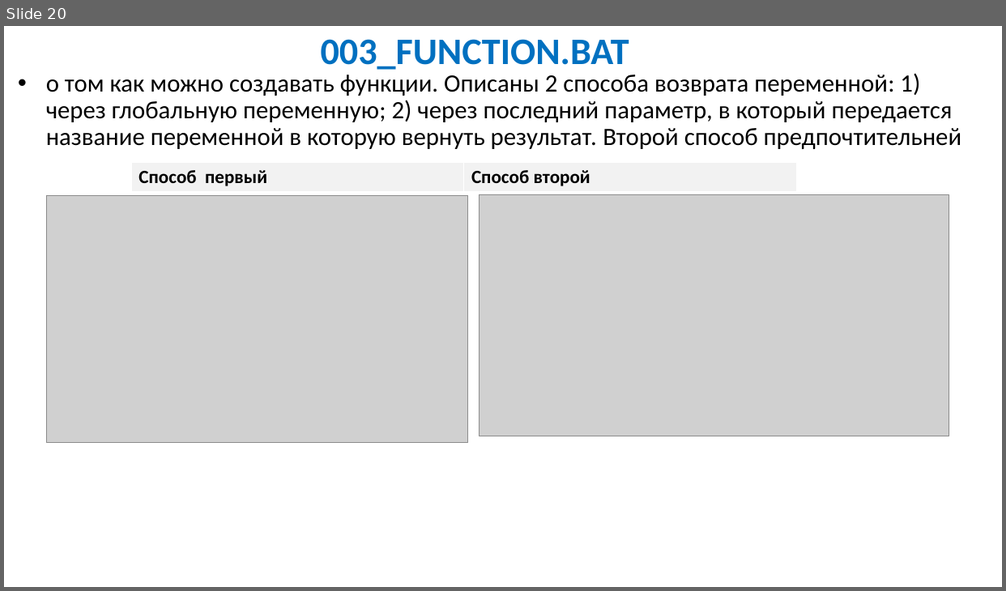
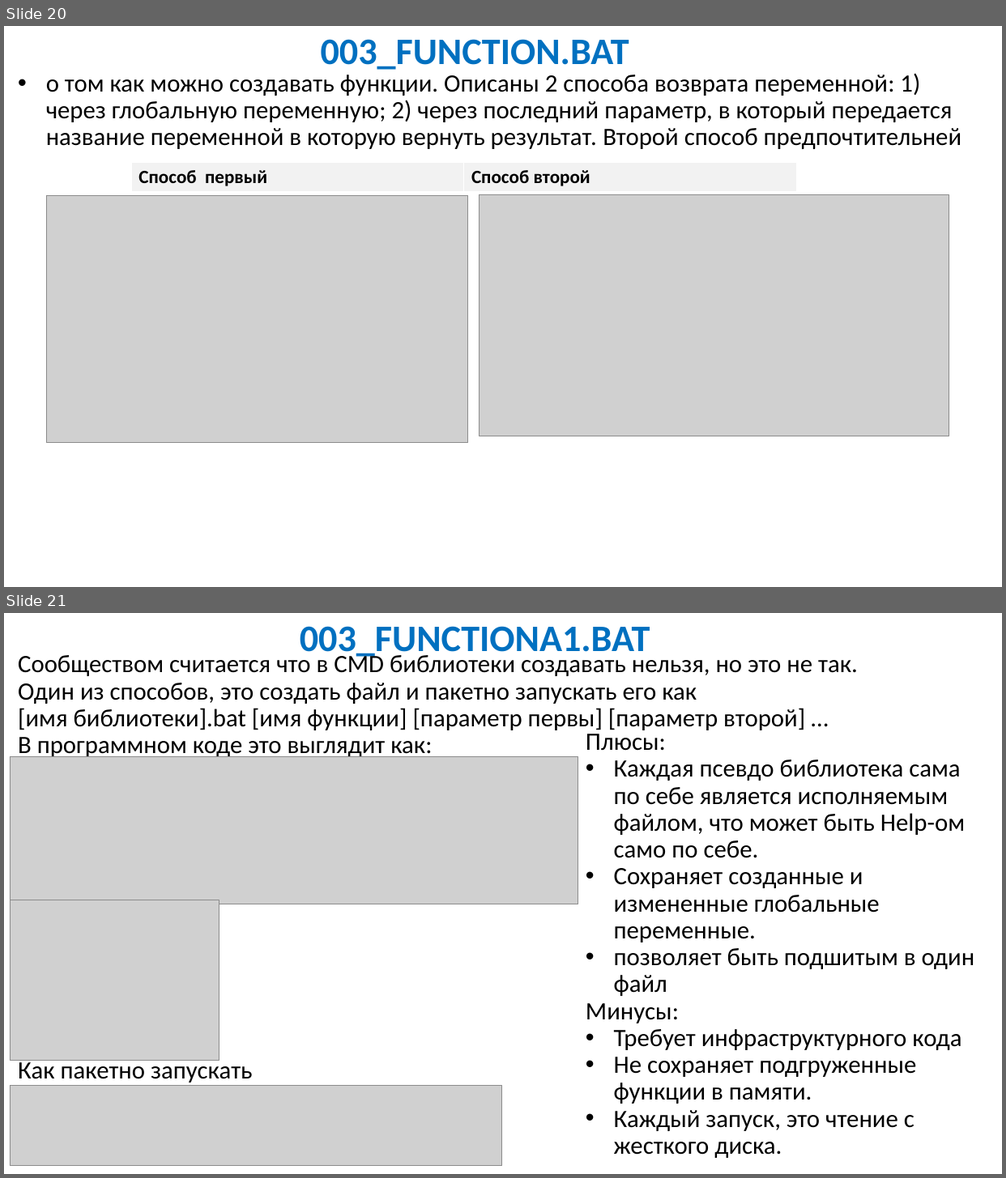
Before and after one commit to IvanSibirevV2/HowTo_Bat, a slide deck: Workshop/WShop.pptx. Shown one above the other, each under a label of ours: slide 20 before the commit, slides 20 and 21 after it. The pictures are 1006x591 and 1006x1178 pixels, drawn with LibreOffice and Linux fonts; fonts in the diff are those of the drawing; grey boxes stand for pictures. Boxes give left, top, right and bottom in pixels: in the first picture for what was removed or moved away, otherwise in the second. Text is boxed around its words. In the diff, an @@ line names an element or a change of style, - is before the commit and + after.

```diff
--- a/Workshop/WShop.pptx
+++ b/Workshop/WShop.pptx
@@ slide 21 added at [4, 613, 1002, 1174], background #FFFFFF @@
@@ text added at [300, 626, 650, 660], 36 pt, text #0070C0, bold @@
+003_FUNCTIONA1.BAT
@@ text added at [18, 653, 858, 760], 24 pt, text #000000 @@
+Сообществом считается что в CMD библиотеки создавать нельзя, но это не так.
+Один из способов, это создать файл и пакетно запускать его как
+[имя библиотеки].bat [имя функции] [параметр первы] [параметр второй] …
+В программном коде это выглядит как:
@@ picture added at [10, 756, 579, 904] @@
@@ text added at [586, 760, 975, 1131], 24 pt, text #000000 @@
+Плюсы:
+• Каждая псевдо библиотека сама по себе является исполняемым файлом, что может быть Help-ом само по себе.
+• Cохраняет созданные и измененные глобальные переменные.
+• позволяет быть подшитым в один файл
+Минусы:
+• Требует инфраструктурного кода
+• Не сохраняет подгруженные функции в памяти.
+• Каждый запуск, это чтение с жесткого диска.
@@ picture added at [10, 900, 219, 1061] @@
@@ text added at [18, 1058, 253, 1083], 24 pt, text #000000 @@
+Как пакетно запускать
@@ picture added at [10, 1086, 503, 1166] @@
```
Also in this commit, not shown: 5 slides changed, 8 other slides added, 1 slide removed, 5 other files.
